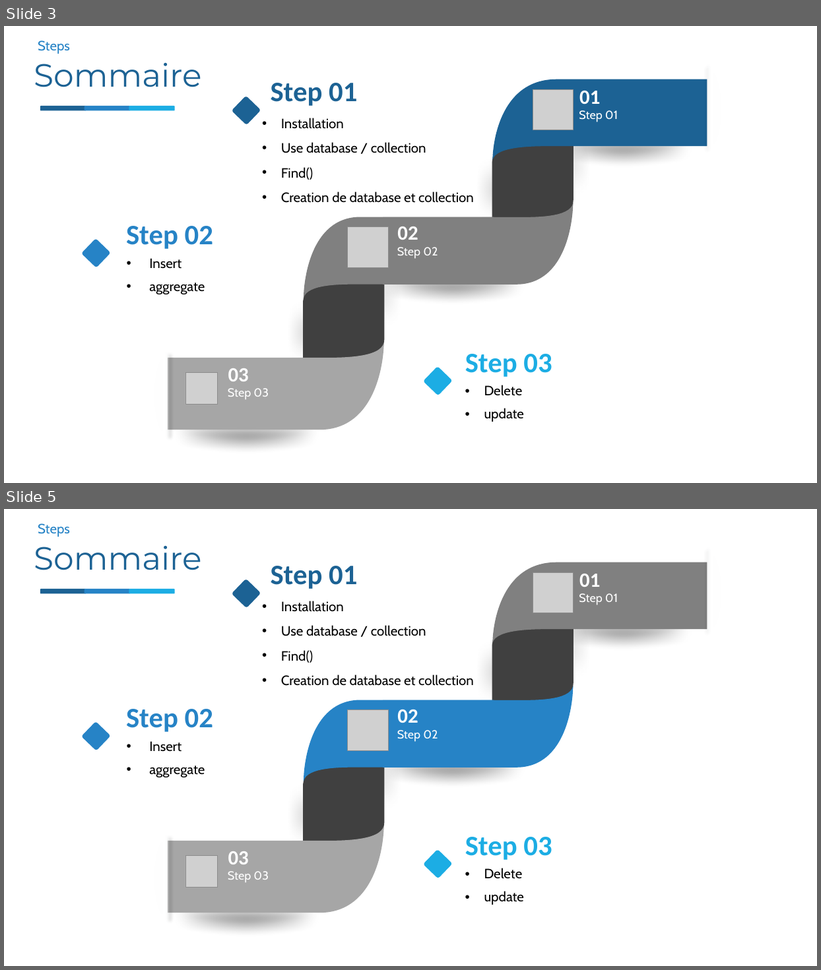
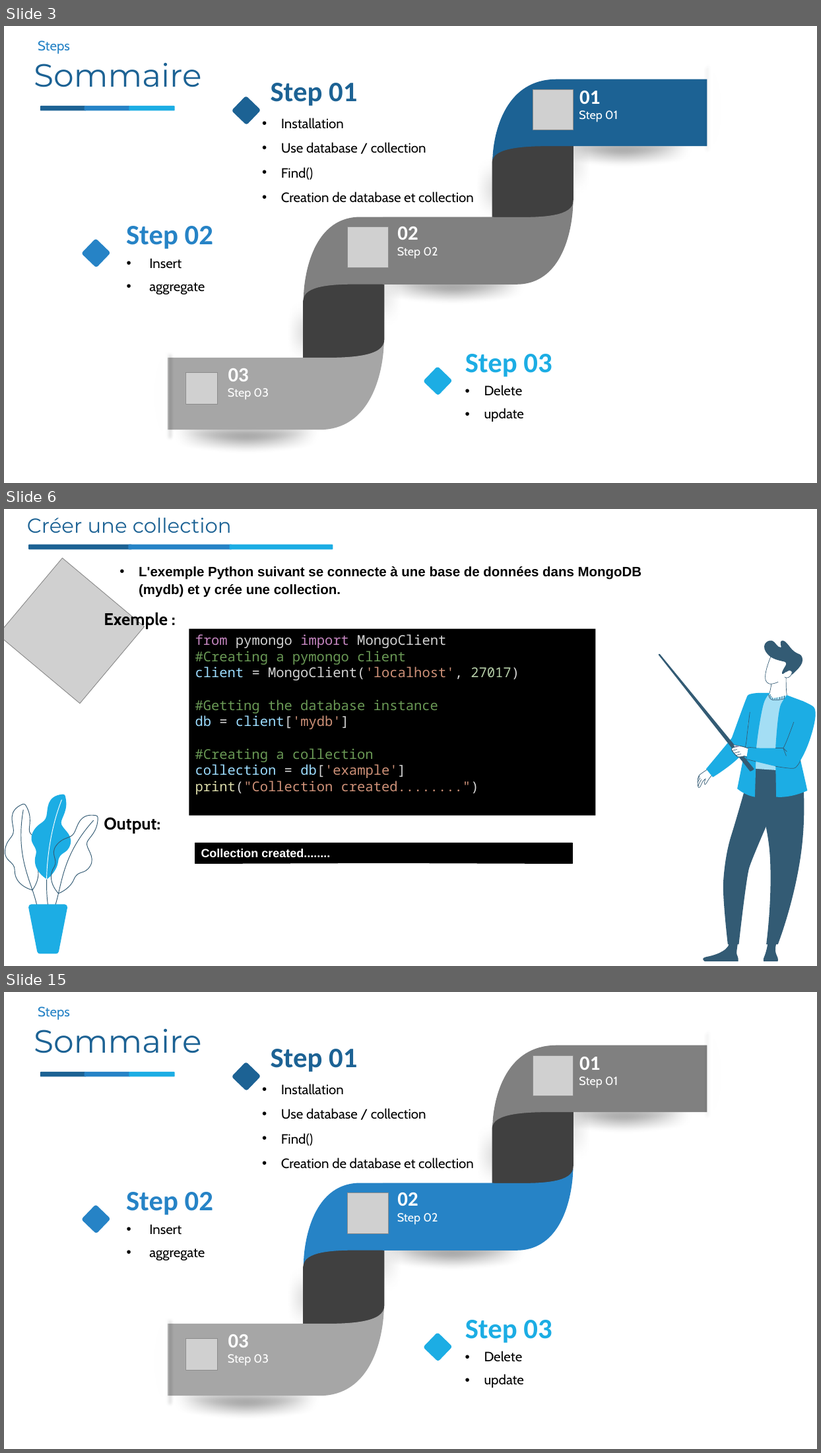
Before and after one commit to nourddine-benyahya/presentation-mongodb-python-todoapp-application, a slide deck: presontation mongodb&python/python&mongodb.pptx. Shown one above the other, each under a label of ours: slides 3 and 5 before the commit, slides 3, 6 and 15 after it; the slides between them are not shown. The pictures are 821x970 and 821x1453 pixels, drawn with LibreOffice and Linux fonts; fonts in the diff are those of the drawing; grey boxes stand for pictures; background and template pictures are left out. Boxes give left, top, right and bottom in pixels: in the first picture for what was removed or moved away, otherwise in the second. Text is boxed around its words. In the diff, an @@ line names an element or a change of style, - is before the commit and + after.

```diff
--- a/presontation mongodb&python/python&mongodb.pptx
+++ b/presontation mongodb&python/python&mongodb.pptx
@@ slide 6 added at (4,509,817,966), background picture (left out) @@
@@ text added at (27,518,232,533), 24 pt, text #1C6294 @@
+Créer une collection
@@ rounded rectangle added at (28,545,132,549), fill #1C6294 @@
@@ rounded rectangle added at (129,545,232,549), fill #2683C6 @@
@@ rounded rectangle added at (230,545,333,549), fill #1CADE4 @@
@@ picture added at (4,559,144,704) @@
@@ text added at (139,566,642,597), 16 pt, text #000000, bold @@
+• L'exemple Python suivant se connecte à une base de données dans MongoDB (mydb) et y crée une collection.
@@ text added at (104,611,168,628), 20 pt, text #000000, bold @@
+Exemple :
@@ rectangle added at (189,629,596,816), fill #000000, 16 pt, text #6A9955 @@
+from pymongo import MongoClient
+#Creating a pymongo client
+client = MongoClient('localhost', 27017)
+#Getting the database instance
+db = client['mydb']
+#Creating a collection
+collection = db['example']
+print("Collection created........")
@@ group added at (659,641,816,962): 44 freeform shapes @@
@@ text added at (104,817,160,834), 20 pt, text #000000, bold @@
+Output:
@@ rectangle added at (195,843,572,864), fill #000000, outline #000000 0.25 pt, 14 pt, text #FFFFFF, bold @@
+Collection created........
@@ group added at (5,795,98,955): 8 freeform shapes @@
@@ what was slide 5 is now slide 15 @@
```
Also in this commit, not shown: 19 other slides added, 2 slides removed.
